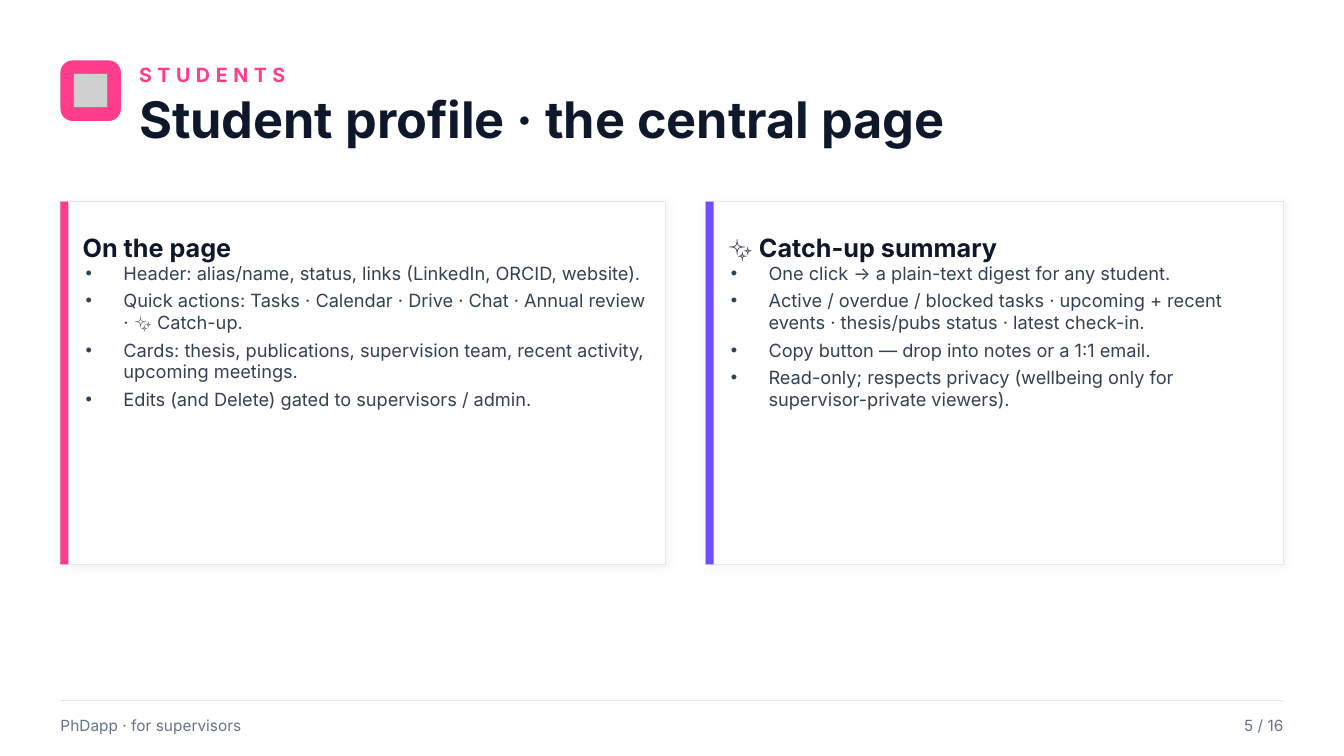
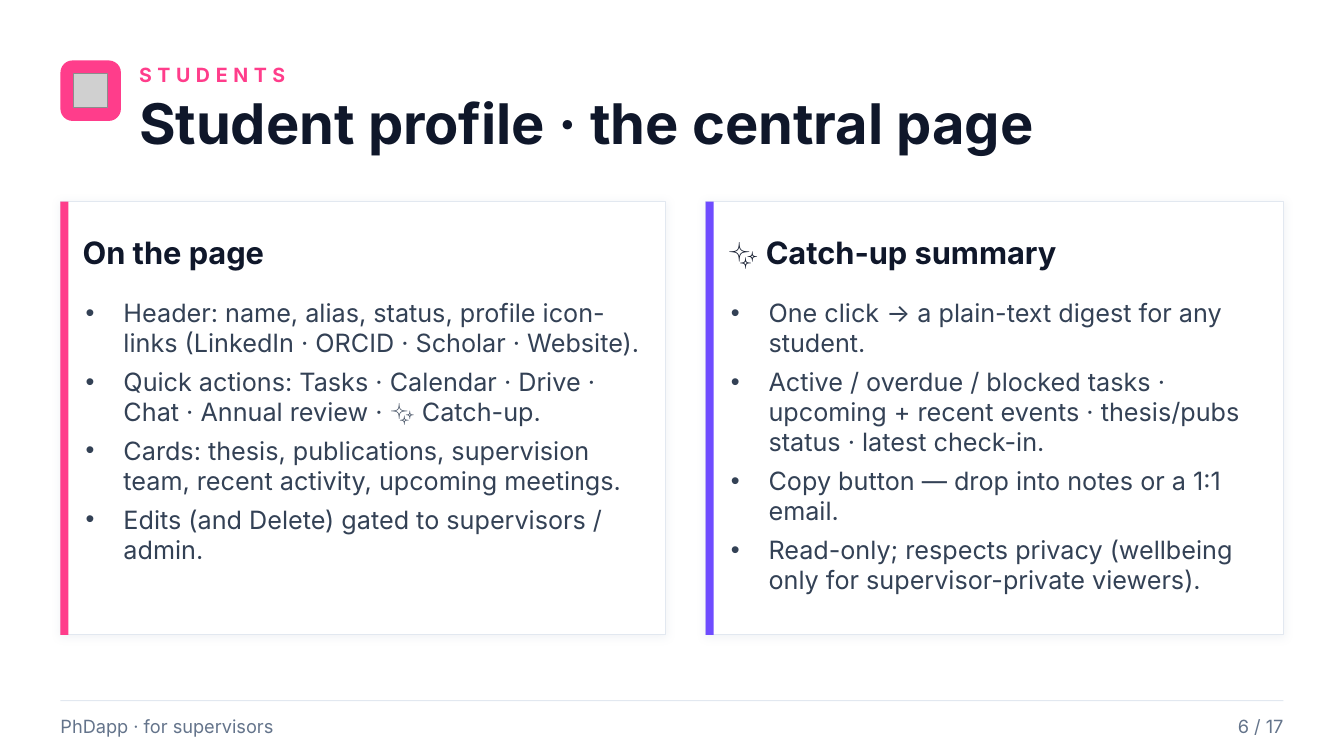
Before and after one commit to rafacastrocsic/phdapp, a slide deck: slide 6 of docs/PhDapp_Supervisor_Overview.pptx (slide 5 before the commit). Drawn at 1344x756 pixels with LibreOffice and Linux fonts; fonts in the diff are those of the drawing; grey boxes stand for pictures. Boxes give left, top, right and bottom in pixels: in the first picture for what was removed or moved away, otherwise in the second. Text is boxed around its words. In the diff, an @@ line names an element or a change of style, - is before the commit and + after.

```diff
--- a/docs/PhDapp_Supervisor_Overview.pptx
+++ b/docs/PhDapp_Supervisor_Overview.pptx
@@ text "Student profile · the central ..." at box(139, 101, 1034, 156): size 36 to 40 pt @@
@@ rectangle: place and size @@
-rectangle at box(60, 202, 665, 565)
+rectangle at box(60, 202, 665, 635)
@@ rectangle: place and size @@
-rectangle at box(60, 202, 69, 565)
+rectangle at box(60, 202, 69, 635)
@@ rectangle: place and size @@
-rectangle at box(706, 202, 1284, 565)
+rectangle at box(706, 202, 1284, 635)
@@ rectangle: place and size @@
-rectangle at box(706, 202, 714, 565)
+rectangle at box(706, 202, 714, 635)
@@ text "On the page" at box(83, 241, 264, 271): size 18 to 22 pt @@
@@ text "✨ Catch-up summary" at box(766, 241, 1057, 271): size 18 to 22 pt @@
@@ text "Header: name, alias, status, profile ...": place and size @@
-text "Header: name, alias, status, profile ..." at box(123, 265, 646, 410)
+text "Header: name, alias, status, profile ..." at box(123, 303, 639, 560)
@@ text "One click → a plain-text ...": place and size @@
-text "One click → a plain-text ..." at box(769, 266, 1222, 410)
+text "One click → a plain-text ..." at box(769, 303, 1240, 594)
@@ text "One click → a plain-text ..." at box(769, 303, 1240, 594): size 13 to 18 pt; more space between paragraphs @@
@@ text at box(123, 303, 639, 356): text changed; size 13 to 18 pt @@
-• Header: alias/name, status, links (LinkedIn, ORCID, website).
+• Header: name, alias, status, profile icon-links (LinkedIn · ORCID · Scholar · Website).
@@ text at box(123, 372, 621, 560): size 13 to 18 pt in "Quick actions: Tasks · Calendar · Drive ...", "Cards: thesis, publications, supervision team, recent activi ...", "Edits (and Delete) gated to supervisors / ..."; more space between paragraphs @@
@@ text "PhDapp · for supervisors" at box(60, 719, 274, 737): size 11 to 13 pt @@
@@ text at box(1238, 719, 1284, 733): text changed; size 11 to 13 pt @@
-5 / 16
+6 / 17
```
Also in this commit, not shown: 15 other slides changed, 1 slide added, 3 other files.
